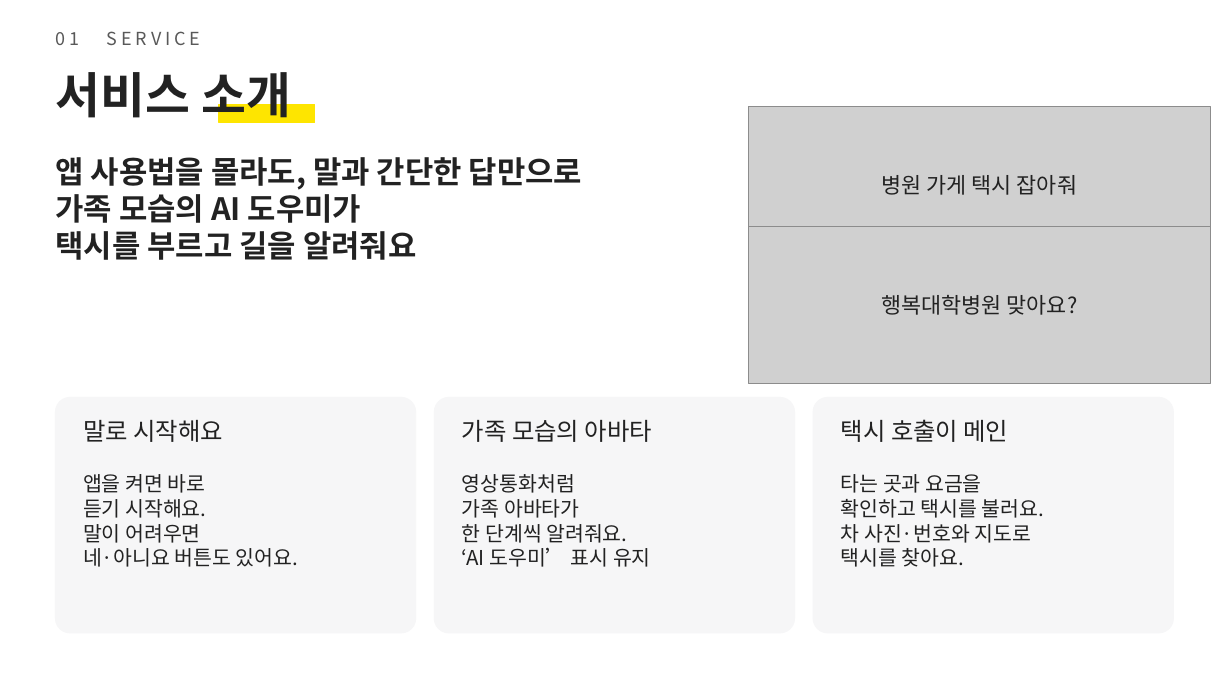
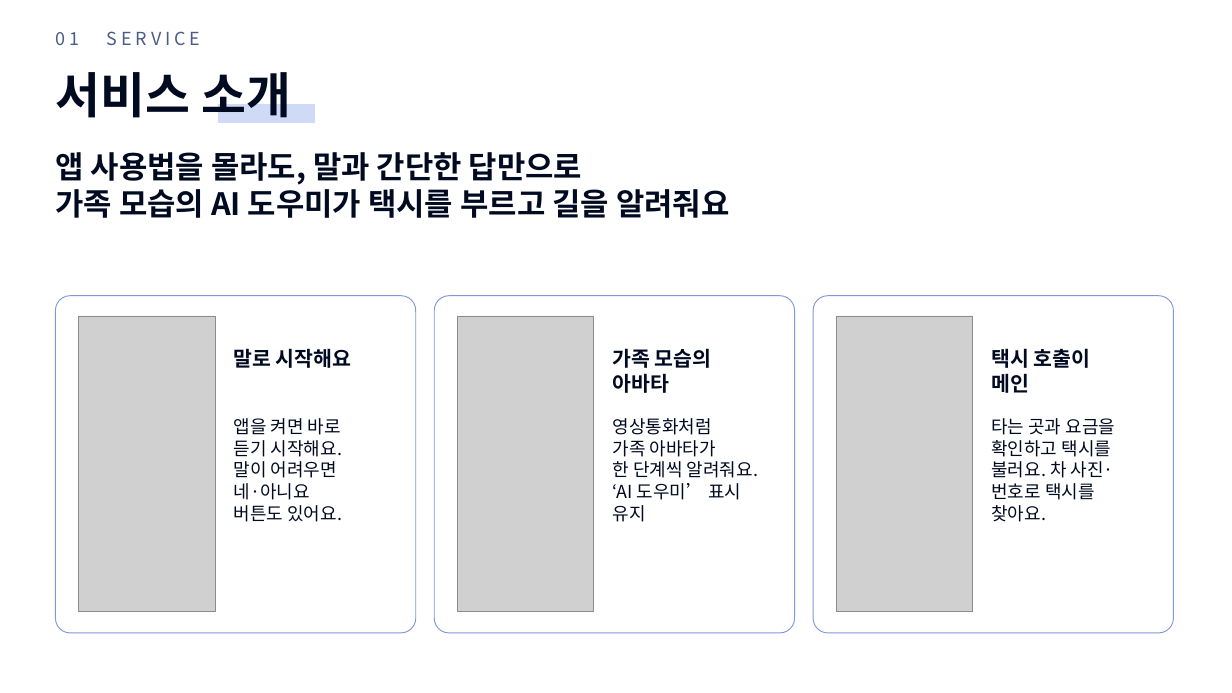
Before and after one commit to forethinkfi/HK06_4N, a slide deck: slide 2 of docs/presentation/gyeotae-user-research.pptx. Drawn at 1232x693 pixels with LibreOffice and Linux fonts; fonts in the diff are those of the drawing; grey boxes stand for pictures. Boxes give left, top, right and bottom in pixels: in the first picture for what was removed or moved away, otherwise in the second. Text is boxed around its words. In the diff, an @@ line names an element or a change of style, - is before the commit and + after.

```diff
--- a/docs/presentation/gyeotae-user-research.pptx
+++ b/docs/presentation/gyeotae-user-research.pptx
@@ text "01 SERVICE" at box(55, 31, 201, 45): text colour #595959 to #4B5D86 @@
@@ title "서비스 소개" at box(55, 72, 291, 123): text colour #222222 to #000A20 @@
@@ rectangle at box(219, 104, 315, 123): fill #FEE500 to #CFDAF6; outline #FEE500 1 pt to #CFDAF6 1 pt @@
@@ picture removed at box(749, 106, 1211, 263) @@
@@ text at box(55, 152, 582, 185): text colour #222222 to #000A20 in "앱 사용법을 몰라도, 말과 간단한 답만으로" @@
@@ text removed at box(882, 175, 1077, 195) @@
-병원 가게 택시 잡아줘
@@ text at box(55, 184, 729, 218): text changed; text colour #222222 to #000A20 @@
-가족 모습의 AI 도우미가
-택시를 부르고 길을 알려줘요
+가족 모습의 AI 도우미가 택시를 부르고 길을 알려줘요
@@ picture removed at box(749, 226, 1211, 384) @@
@@ rounded rectangle added at box(55, 296, 416, 633), fill #FFFFFF, outline #8298DC 0.75 pt @@
@@ rounded rectangle: place and size @@
-rounded rectangle at box(55, 397, 416, 633)
+rounded rectangle at box(434, 296, 795, 633)
@@ rounded rectangle at box(434, 296, 795, 633): fill #F6F6F7 to #FFFFFF; outline #F6F6F7 0.75 pt to #8298DC 0.75 pt; proportions changed @@
@@ rounded rectangle at box(813, 296, 1174, 633): fill #F6F6F7 to #FFFFFF; outline #F6F6F7 0.75 pt to #8298DC 0.75 pt; proportions changed @@
@@ rounded rectangle: place and size @@
-rounded rectangle at box(813, 397, 1174, 633)
+rounded rectangle at box(813, 296, 1174, 633)
@@ text removed at box(881, 295, 1078, 315) @@
-행복대학병원 맞아요?
@@ picture added at box(79, 316, 215, 612) @@
@@ picture added at box(457, 316, 594, 612) @@
@@ picture added at box(836, 316, 973, 612) @@
@@ text "말로 시작해요": place and size @@
-text "말로 시작해요" at box(83, 420, 223, 442)
+text "말로 시작해요" at box(234, 348, 351, 368)
@@ text "말로 시작해요" at box(234, 348, 351, 368): size 19 to 16 pt, text colour #222222 to #000A20, bold on @@
@@ text at box(612, 348, 712, 393): text changed; size 19 to 16 pt; text colour #222222 to #000A20; bold on @@
-가족 모습의 아바타
+가족 모습의
+아바타
@@ text at box(991, 348, 1091, 393): text changed; size 19 to 16 pt; text colour #222222 to #000A20; bold on @@
-택시 호출이 메인
+택시 호출이
+메인
@@ text at box(234, 418, 342, 478): size 16 to 14 pt, text colour #222222 to #000A20 in "앱을 켜면 바로", "듣기 시작해요.", "말이 어려우면" @@
@@ text "앱을 켜면 바로": place and size @@
-text "앱을 켜면 바로" at box(83, 474, 298, 567)
+text "앱을 켜면 바로" at box(234, 418, 342, 522)
@@ rounded rectangle removed at box(434, 397, 795, 633) @@
@@ text at box(612, 418, 758, 478): size 16 to 14 pt, text colour #222222 to #000A20 in "영상통화처럼", "가족 아바타가", "한 단계씩 알려줘요." @@
@@ text "영상통화처럼": place and size @@
-text "영상통화처럼" at box(462, 474, 651, 567)
+text "영상통화처럼" at box(612, 418, 758, 522)
@@ text at box(991, 418, 1116, 435): size 16 to 14 pt, text colour #222222 to #000A20 in "타는 곳과 요금을" @@
@@ text "타는 곳과 요금을": place and size @@
-text "타는 곳과 요금을" at box(841, 474, 1044, 567)
+text "타는 곳과 요금을" at box(991, 418, 1116, 522)
@@ text at box(991, 440, 1114, 522): text changed; size 16 to 14 pt; text colour #222222 to #000A20 @@
-확인하고 택시를 불러요.
-차 사진·번호와 지도로
-택시를 찾아요.
+확인하고 택시를
+불러요. 차 사진·
+번호로 택시를
+찾아요.
@@ text at box(234, 483, 342, 522): text changed; size 16 to 14 pt; text colour #222222 to #000A20 @@
-네·아니요 버튼도 있어요.
+네·아니요
+버튼도 있어요.
@@ text at box(612, 483, 741, 522): text changed; size 16 to 14 pt; text colour #222222 to #000A20 @@
-‘AI 도우미’ 표시 유지
+‘AI 도우미’ 표시
+유지
```
Also in this commit, not shown: 8 other slides changed, 1 slide added.
